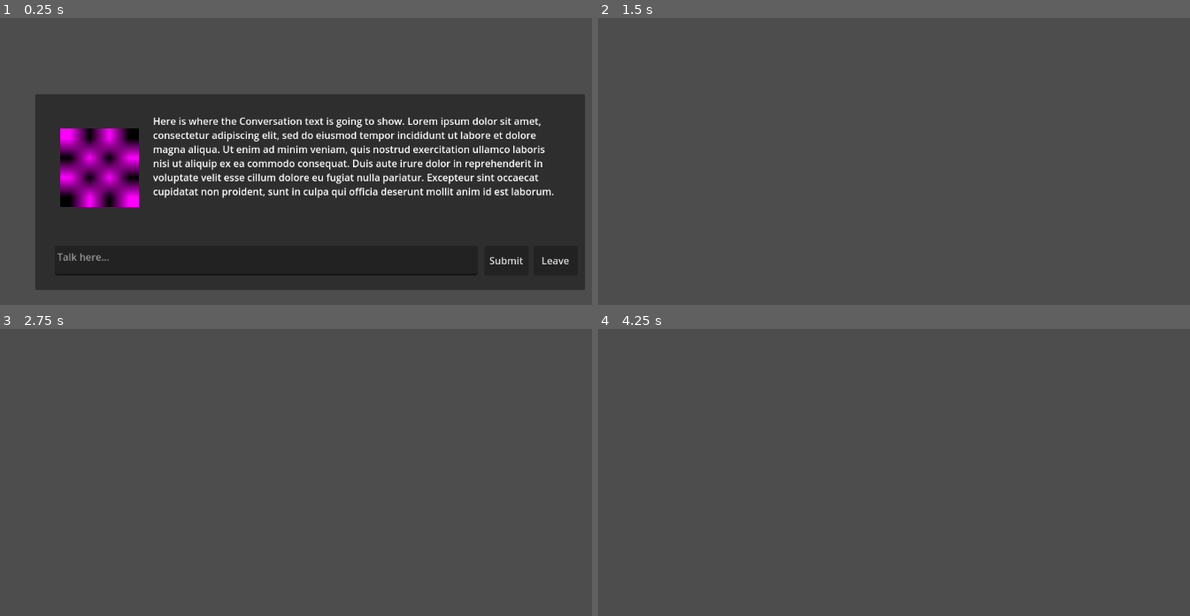
Above: before the commit, frames 1-4 (two rows, left to right).
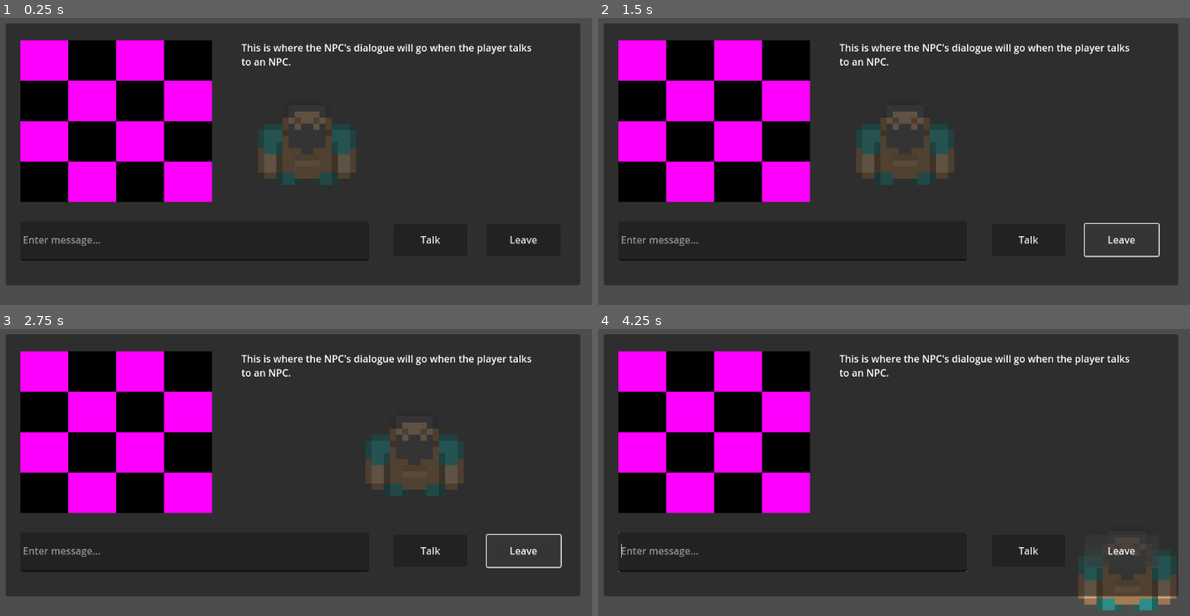
Above: after the commit, the same moments.

Repository: luSteven01/Project-Loki
Game: Godot game, scene res://main.tscn
Two runs of this game, one before a commit and one after it. Both use one fixed random seed, a clock stepped at 60 frames per second and the inputs below.
Inputs:
- Up to frame 1 (0.25 s): no input
- Up to frame 2 (1.5 s): click "Submit" (after the commit: "Talk") at 0.5 s; click "Leave" at 1.25 s
- Up to frame 3 (2.75 s): tap Enter at 2 s; hold Right (move_right, bound only after the commit) from 2.03 s (still down)
- Up to frame 4 (4.25 s): release Right (move_right, bound only after the commit) at 2.78 s; hold Down (move_down, bound only after the commit) 2.78-3.53 s; hold Right (move_right, bound only after the commit) from 3.53 s (still down)

The runs differ from the first frame. In frame 1, 47% of the frame differs, in the area x 1-99%, y 1-95%; in frame 2, 86%; in frame 3, 86%; in frame 4, 87%, in the area x 1-98%, y 1-99%.

Commit message:
copy and pasted code from tutorial for player movement, when i find a better sprite sheet ill make the character itself look nicer

Diff:
--- a/dialogue_box.gd
+++ b/dialogue_box.gd
@@ -2,11 +2,11 @@
 
 @onready var game_manager = get_node("/root/Main/GameManager")
 
-@onready var dialogue_text = $DialogueText
-@onready var npc_icon = $NPCIcon
-@onready var talk_input = $PlayerTextInput
+@onready var dialogue_text = $NPC_Dialogue
+@onready var npc_icon = $NPC_Icon
+@onready var talk_input = $Player_Input
 @onready var submit_button = $SubmitButton
-@onready var leave_button = $Leavebutton
+@onready var leave_button = $LeaveButton
 
 # Called when the node enters the scene tree for the first time.
 func _ready() -> void:
--- a/dialogue_box.tscn
+++ b/dialogue_box.tscn
@@ -18,8 +18,8 @@
 anchor_bottom = 1.0
 offset_left = 192.0
 offset_top = 32.0
-offset_right = -32.0
-offset_bottom = -100.0
+offset_right = 193.0
+offset_bottom = 32.0
 text = "Here is where the Conversation text is going to show. Lorem ipsum dolor sit amet, consectetur adipiscing elit,  …(389 unchanged characters)…
 
 [node name="NPCIcon" type="TextureRect" parent="."]
@@ -29,8 +29,8 @@
 anchor_bottom = 1.0
 offset_left = 41.0
 offset_top = 56.0
-offset_right = -727.0
-offset_bottom = -136.0
+offset_right = 41.0
+offset_bottom = 57.0
 grow_horizontal = 2
 grow_vertical = 2
 texture = SubResource("PlaceholderTexture2D_ig7tw")
@@ -42,8 +42,7 @@
 anchor_bottom = 1.0
 offset_left = 32.0
 offset_top = 248.0
-offset_right = -175.0
-offset_bottom = -24.0
+offset_bottom = 216.0
 grow_horizontal = 2
 grow_vertical = 2
 placeholder_text = "Talk here..."
@@ -55,8 +54,8 @@
 anchor_bottom = 1.0
 offset_left = 732.0
 offset_top = 248.0
-offset_right = -92.0
-offset_bottom = -24.0
+offset_right = 755.0
+offset_bottom = 239.0
 grow_horizontal = 2
 grow_vertical = 2
 text = "Submit"
@@ -68,8 +67,8 @@
 anchor_bottom = 1.0
 offset_left = 812.0
 offset_top = 248.0
-offset_right = -12.0
-offset_bottom = -24.0
+offset_right = 825.0
+offset_bottom = 239.0
 grow_horizontal = 2
 grow_vertical = 2
 text = "Leave
--- a/main.tscn
+++ b/main.tscn
@@ -1,7 +1,114 @@
-[gd_scene load_steps=3 format=3 uid="uid://sxywo3malpjm"]
+[gd_scene load_steps=15 format=3 uid="uid://sxywo3malpjm"]
 
 [ext_resource type="Script" uid="uid://es4u7q11xmls" path="res://game_manager.gd" id="1_ig7tw"]
-[ext_resource type="PackedScene" uid="uid://cg58uk0dqkydk" path="res://dialogue_box.tscn" id="2_0xm2m"]
+[ext_resource type="Script" uid="uid://c2hcggxoe5ubs" path="res://dialogue_box.gd" id="2_0xm2m"]
+[ext_resource type="Script" uid="uid://bux1jvddnhhak" path="res://player.gd" id="3_1bvp3"]
+[ext_resource type="Texture2D" uid="uid://g7vujut2ybd2" path="res://roguelikeChar_transparent.png" id="4_lquwl"]
+
+[sub_resource type="PlaceholderTexture2D" id="PlaceholderTexture2D_0xm2m"]
+
+[sub_resource type="AtlasTexture" id="AtlasTexture_7mycd"]
+atlas = ExtResource("4_lquwl")
+region = Rect2(17, 102, 17, 16)
+
+[sub_resource type="AtlasTexture" id="AtlasTexture_272bh"]
+atlas = ExtResource("4_lquwl")
+region = Rect2(17, 102, 17, 16)
+
+[sub_resource type="AtlasTexture" id="AtlasTexture_5vw27"]
+atlas = ExtResource("4_lquwl")
+region = Rect2(17, 102, 17, 16)
+
+[sub_resource type="AtlasTexture" id="AtlasTexture_kek77"]
+atlas = ExtResource("4_lquwl")
+region = Rect2(17, 102, 17, 16)
+
+[sub_resource type="SpriteFrames" id="SpriteFrames_4c57u"]
+animations = [{
+"frames": [{
+"duration": 1.0,
+"texture": SubResource("AtlasTexture_7mycd")
+}],
+"loop": true,
+"name": &"back",
+"speed": 5.0
+}, {
+"frames": [{
+"duration": 1.0,
+"texture": SubResource("AtlasTexture_272bh")
+}],
+"loop": true,
+"name": &"front",
+"speed": 5.0
+}, {
+"frames": [{
+"duration": 1.0,
+"texture": SubResource("AtlasTexture_5vw27")
+}],
+"loop": true,
+"name": &"left",
+"speed": 5.0
+}, {
+"frames": [{
+"duration": 1.0,
+"texture": SubResource("AtlasTexture_kek77")
+}],
+"loop": true,
+"name": &"right",
+"speed": 5.0
+}]
+
+[sub_resource type="CapsuleShape2D" id="CapsuleShape2D_efxa6"]
+radius = 104.0
+height = 224.0
+
+[sub_resource type="Animation" id="Animation_1bvp3"]
+resource_name = "front"
+tracks/0/type = "value"
+tracks/0/imported = false
+tracks/0/enabled = true
+tracks/0/path = NodePath("AnimatedSprite2D:animation")
+tracks/0/interp = 1
+tracks/0/loop_wrap = true
+tracks/0/keys = {
+"times": PackedFloat32Array(0),
+"transitions": PackedFloat32Array(1),
+"update": 1,
+"values": [&"front"]
+}
+tracks/1/type = "value"
+tracks/1/imported = false
+tracks/1/enabled = true
+tracks/1/path = NodePath("AnimatedSprite2D:frame")
+tracks/1/interp = 1
+tracks/1/loop_wrap = true
+tracks/1/keys = {
+"times": PackedFloat32Array(0),
+"transitions": PackedFloat32Array(1),
+"update": 1,
+"values": [0]
+}
+
+[sub_resource type="Animation" id="Animation_lquwl"]
+length = 0.001
+tracks/0/type = "value"
+tracks/0/imported = false
+tracks/0/enabled = true
+tracks/0/path = NodePath("AnimatedSprite2D:animation")
+tracks/0/interp = 1
+tracks/0/loop_wrap = true
+tracks/0/keys = {
+"times": PackedFloat32Array(0),
+"transitions": PackedFloat32Array(1),
+"update": 1,
+"values": [&"front"]
+}
+
+[sub_resource type="AnimationLibrary" id="AnimationLibrary_7mycd"]
+_data = {
+&"RESET": SubResource("Animation_lquwl"),
+&"front": SubResource("Animation_1bvp3")
+}
 
 [node name="Main" type="Node2D"]
 
@@ -12,4 +119,96 @@
 
 [node name="CanvasLayer" type="CanvasLayer" parent="."]
 
-[node name="DialogueBox" parent="CanvasLayer" instance=ExtResource("2_0xm2m")]
+[node name="Dialogue_Box" type="Panel" parent="CanvasLayer"]
+anchors_preset = 8
+anchor_left = 0.5
+anchor_top = 0.5
+anchor_right = 0.5
+anchor_bottom = 0.5
+offset_left = -496.0
+offset_top = -184.0
+offset_right = 440.0
+offset_bottom = 244.0
+grow_horizontal = 2
+grow_vertical = 2
+script = ExtResource("2_0xm2m")
+
+[node name="NPC_Icon" type="TextureRect" parent="CanvasLayer/Dialogue_Box"]
+layout_mode = 0
+offset_left = 24.0
+offset_top = 28.0
+offset_right = 336.0
+offset_bottom = 292.0
+texture = SubResource("PlaceholderTexture2D_0xm2m")
+
+[node name="Player_Input" type="TextEdit" parent="CanvasLayer/Dialogue_Box"]
+layout_mode = 1
+anchors_preset = -1
+anchor_top = 0.757
+anchor_right = 1.0
+anchor_bottom = 0.888
+offset_left = 24.0
+offset_top = 0.0039978
+offset_right = -344.0
+offset_bottom = 7.93597
+theme_override_constants/line_spacing = 16
+theme_override_font_sizes/font_size = 16
+placeholder_text = "Enter message..."
+
+[node name="SubmitButton" type="Button" parent="CanvasLayer/Dialogue_Box"]
+layout_mode = 1
+anchors_preset = -1
+anchor_top = 0.766
+anchor_right = 1.0
+anchor_bottom = 0.907
+offset_left = 632.0
+offset_top = 0.151978
+offset_right = -184.0
+offset_bottom = -8.19601
+text = "Talk"
+
+[node name="NPC_Dialogue" type="RichTextLabel" parent="CanvasLayer/Dialogue_Box"]
+layout_mode = 1
+anchors_preset = -1
+anchor_right = 1.0
+anchor_bottom = 0.628
+offset_left = 384.0
+offset_top = 28.0
+offset_right = -72.0
+offset_bottom = 0.0480042
+theme_override_font_sizes/bold_italics_font_size = 0
+theme_override_font_sizes/italics_font_size = 0
+theme_override_font_sizes/mono_font_size = 0
+theme_override_font_sizes/bold_font_size = 0
+text = "This is where the NPC's dialogue will go when the player talks to an NPC."
+
+[node name="LeaveButton" type="Button" parent="CanvasLayer/Dialogue_Box"]
+layout_mode = 1
+anchors_preset = -1
+anchor_top = 0.766
+anchor_right = 1.0
+anchor_bottom = 0.888
+offset_left = 784.0
+offset_top = 0.151978
+offset_right = -32.0
+offset_bottom = -0.0640259
+text = "Leave"
+
+[node name="Player" type="CharacterBody2D" parent="."]
+motion_mode = 1
+script = ExtResource("3_1bvp3")
+
+[node name="AnimatedSprite2D" type="AnimatedSprite2D" parent="Player"]
+scale = Vector2(10, 10)
+sprite_frames = SubResource("SpriteFrames_4c57u")
+animation = &"front"
+
+[node name="CollisionShape2D" type="CollisionShape2D" parent="Player"]
+shape = SubResource("CapsuleShape2D_efxa6")
+
+[node name="AnimationPlayer" type="AnimationPlayer" parent="Player"]
+libraries = {
+&"": SubResource("AnimationLibrary_7mycd")
+}
+
+[node name="Camera2D" type="Camera2D" parent="Player"]
--- /dev/null
+++ b/player.gd
@@ -0,0 +1,36 @@
+extends CharacterBody2D
+
+@onready var animation_player = $AnimationPlayer
+
+# Player moves at 50 pixels/second
+var speed : float = 250.0
+
+# handling what sprite to use when pressing arrow keys
+var face_direction = "front"
+var animation_to_play = "front"
+
+func _ready():
+	animation_player.stop()
+	animation_player.play("front")
+
+# for setting velocity and performing other physics calculations
+func _physics_process(delta):
+	# Generates movement direction vector based on inputs we supply
+	var direction = Input.get_vector("move_left", "move_right", "move_up", "move_down")
+
+	# player velocity set based on direction vector
+	velocity = direction * speed
+
+	# using 360 deg movement; cannot assume vertical motion so we take the biggest one
+	if direction.length() > 0:
+		if abs(direction.x) > abs(direction.y):
+			face_direction = "left" if direction.x < 0 else "right"
+		else:
+			face_direction = "back" if direction.y < 0 else "front"
+
+	# if we get another sprite sheet thats a lot better for characters, uncomment this line
+	# animation_to_play = face_direction + "_" + ("walk" if velocity.length() > 0.0 else "idle")
+	animation_player.play(animation_to_play)
+	# applies velocity to move character
+	move_and_slide()
+	# pass
--- a/project.godot
+++ b/project.godot
@@ -14,3 +14,30 @@
 run/main_scene="uid://sxywo3malpjm"
 config/features=PackedStringArray("4.4", "Forward Plus")
 config/icon="res://icon.svg"
+
+[input]
+
+move_up={
+"deadzone": 0.2,
+"events": [Object(InputEventKey,"resource_local_to_scene":false,"resource_name":"","device":-1,"window_id":0,"alt_pressed":false,"shift_pressed":false,"ctrl_pressed":false,"meta_pressed":false,"pressed":false,"keycode":0,"physical_keycode":4194320,"key_label":0,"unicode":0,"location":0,"echo":false,"script":null)
+]
+}
+move_down={
+"deadzone": 0.2,
+"events": [Object(InputEventKey,"resource_local_to_scene":false,"resource_name":"","device":-1,"window_id":0,"alt_pressed":false,"shift_pressed":false,"ctrl_pressed":false,"meta_pressed":false,"pressed":false,"keycode":0,"physical_keycode":4194322,"key_label":0,"unicode":0,"location":0,"echo":false,"script":null)
+]
+}
+move_left={
+"deadzone": 0.2,
+"events": [Object(InputEventKey,"resource_local_to_scene":false,"resource_name":"","device":-1,"window_id":0,"alt_pressed":false,"shift_pressed":false,"ctrl_pressed":false,"meta_pressed":false,"pressed":false,"keycode":0,"physical_keycode":4194319,"key_label":0,"unicode":0,"location":0,"echo":false,"script":null)
+]
+}
+move_right={
+"deadzone": 0.2,
+"events": [Object(InputEventKey,"resource_local_to_scene":false,"resource_name":"","device":-1,"window_id":0,"alt_pressed":false,"shift_pressed":false,"ctrl_pressed":false,"meta_pressed":false,"pressed":false,"keycode":0,"physical_keycode":4194321,"key_label":0,"unicode":0,"location":0,"echo":false,"script":null)
+]
+}
+
+[rendering]
+
+textures/canvas_textures/default_texture_filter=0
Not shown, added: player.gd.uid
Binary file added: roguelikeChar_transparent.png
Not shown, added: roguelikeChar_transparent.png.import
